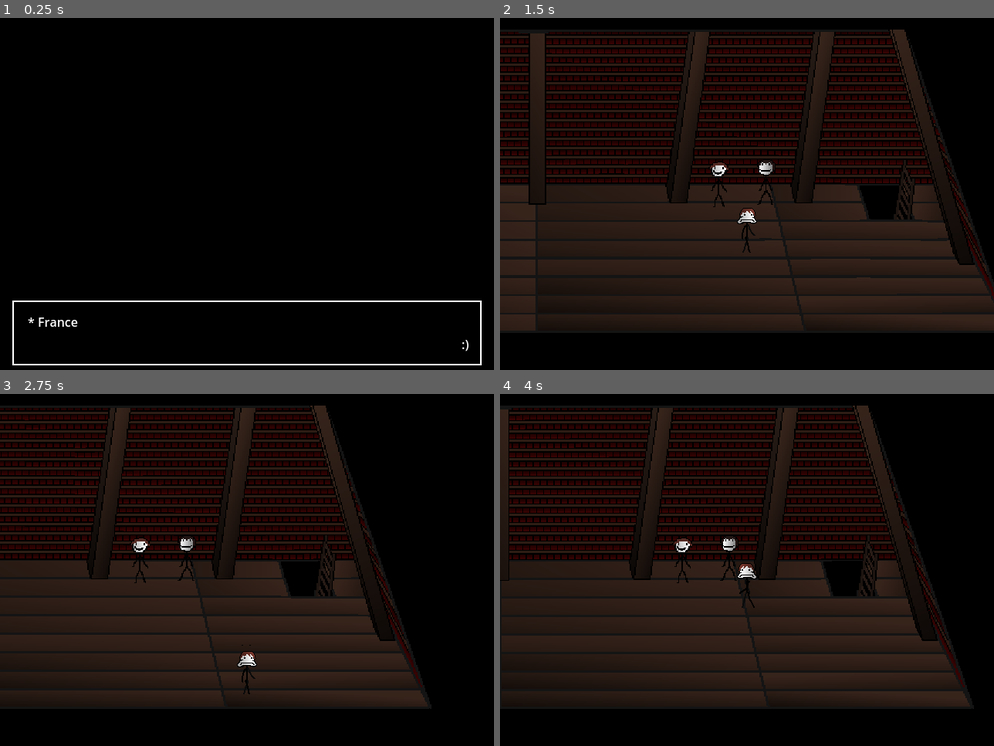
Above: before the commit, frames 1-4 (two rows, left to right).
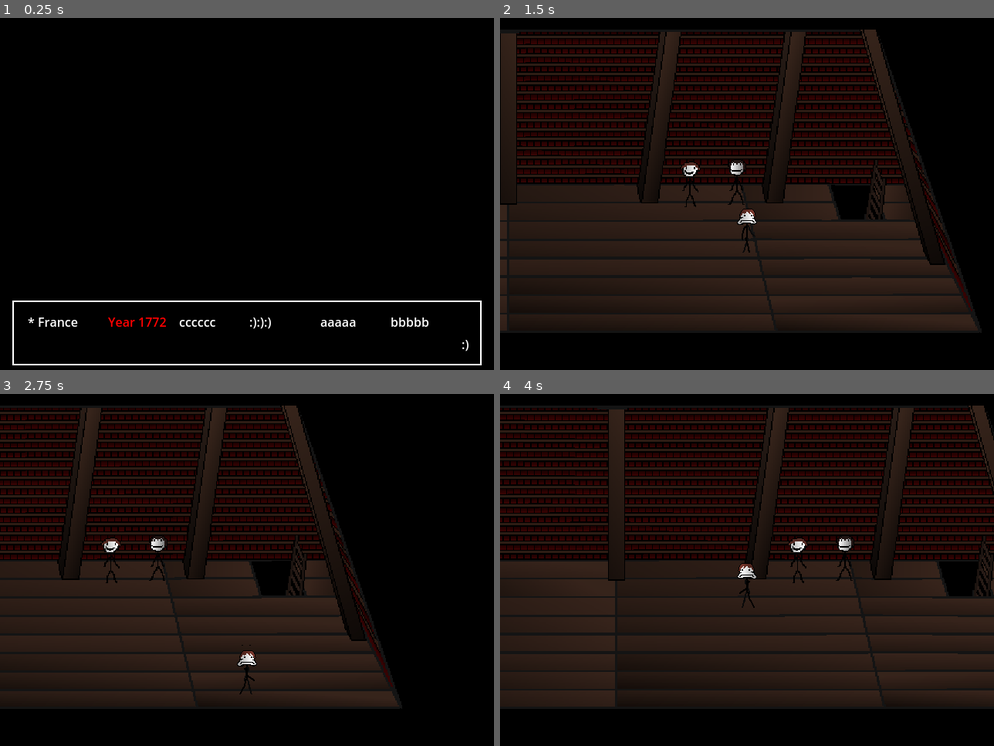
Above: after the commit, the same moments.

Repository: Jupyyter/I-am-hungry-and-my-name-is-Hadarag-Gabriel
Game: Godot game, scene res://scenes/intro.tscn
Two runs of this game, one before a commit and one after it. Both use one fixed random seed, a clock stepped at 60 frames per second and the inputs below.
Inputs:
- Up to frame 1 (0.25 s): no input
- Up to frame 2 (1.5 s): tap Enter (ui_accept) at 0.5, 0.77, 0.8, 1.07, 1.35 s; hold Right (ui_right) 0.53-1.28 s; tap End (ui_end) at 0.6 s; hold Down (ui_down) from 1.28 s (still down)
- Up to frame 3 (2.75 s): tap Enter (ui_accept) at 1.52, 1.82, 2.3 s; tap End (ui_end) at 1.55, 2.1 s; release Down (ui_down) at 2.03 s; hold Right (ui_right) from 2.03 s (still down)
- Up to frame 4 (4 s): release Right (ui_right) at 2.78 s; hold Up (ui_up) 2.78-3.53 s; tap End (ui_end) at 2.85 s; tap Enter (ui_accept) at 3.02, 3.32, 3.6, 3.77 s; hold Left (ui_left) from 3.53 s (still down)

The runs differ from the first frame. In frame 1, 0.5% of the frame differs, in the area x 21-87%, y 85-89%; in frame 2, 18%; in frame 3, 17%; in frame 4, 23%, in the area x 0-100%, y 3-89%.

Commit message:
ads

Diff:
--- a/scenes/text_box.tscn
+++ b/scenes/text_box.tscn
@@ -10,13 +10,14 @@
 border_width_bottom = 2
 border_color = Color(1, 1, 1, 1)
 
-[node name="textBox" type="CanvasLayer" node_paths=PackedStringArray("textureRect", "textbox_container", "start_symbol", "end_symbol", "label")]
+[node name="textBox" type="CanvasLayer" node_paths=PackedStringArray("textureRect", "textbox_container", "start_symbol", "end_symbol", "label", "boxContainer")]
 script = ExtResource("1_csfmo")
 textureRect = NodePath("TextboxContainer/MarginContainer/HBoxContainer/TextureRect")
 textbox_container = NodePath("TextboxContainer")
 start_symbol = NodePath("TextboxContainer/MarginContainer/HBoxContainer/start")
 end_symbol = NodePath("TextboxContainer/MarginContainer/HBoxContainer/end")
-label = NodePath("TextboxContainer/MarginContainer/HBoxContainer/Label2")
+label = NodePath("TextboxContainer/MarginContainer/HBoxContainer/Label")
+boxContainer = NodePath("TextboxContainer/MarginContainer/HBoxContainer")
 
 [node name="TextboxContainer" type="MarginContainer" parent="."]
 anchors_preset = 12
@@ -59,7 +60,8 @@
 size_flags_vertical = 1
 text = "*"
 
-[node name="Label2" type="Label" parent="TextboxContainer/MarginContainer/HBoxContainer"]
+[node name="Label" type="Label" parent="TextboxContainer/MarginContainer/HBoxContainer"]
+visible = false
 layout_mode = 2
 size_flags_horizontal = 3
 size_flags_vertical = 0
--- a/scripts/intro.gd
+++ b/scripts/intro.gd
@@ -3,8 +3,12 @@
 
 # Called when the node enters the scene tree for the first time.
 func _ready():
-	text_box.queue_text("France")
-	text_box.queue_text("Year 1772")
+	text_box.queue_questionResponse("France")
+	text_box.queue_questionResponse("Year 1772-red")
+	text_box.queue_questionResponse("ccccccccc")
+	text_box.queue_questionResponse(":):):):):)")
+	text_box.queue_questionResponse("aaaaaaaaaaa")
+	text_box.queue_questionResponse("bbbbbbbbbbb")
 
 
 # Called every frame. 'delta' is the elapsed time since the previous frame.
--- a/scripts/lvl1.gd
+++ b/scripts/lvl1.gd
@@ -22,7 +22,10 @@
 			match salamiConv:
 				0:
 					text_box.queue_text("hi, i'm your brother, Salami-red
-					:):):):)")
+					:):):):)
+					:):):):):):):):)
+					:):):):)
+					:):):):)asasasa")
 					salamiConv=salamiConv+1
 				1:
 					text_box.queue_text("...")
--- a/scripts/textBox.gd
+++ b/scripts/textBox.gd
@@ -8,58 +8,90 @@
 @export var start_symbol: Label
 @export var end_symbol: Label
 @export var label: Label
+@export var boxContainer:HBoxContainer
+var state1:State
+
 
 enum State { ready, newText, reading, finished }
 var current_state: State = State.ready
 var text_queue: Array = []
 var tween: Tween
 var endOfConversation : bool = false
+var doStuff1FrameLater:bool=false
+var LabelList:Array[Label]
+var LabelList2:Array[Label]
+var currentStateList:Array[State]
+var currentStateList2:Array[State]
 
 
 func _ready():
+
+
 	hide_textbox()
 
 
 #displays all the queued texts
 func _process(delta):
-	match current_state:
-		State.ready:
-			if !text_queue.is_empty():
-				current_state = State.newText
-		State.newText:
-			if !text_queue.is_empty():
-				end_symbol.text = ""
-				displayText()
-			else:
-				current_state = State.ready
-		State.reading:
-			#ui_end must be set in godot
-			if Input.is_action_just_pressed("ui_end"):
-				label.visible_ratio = 1
-				tween.kill()
-				end_symbol.text = ":)"
-				current_state = State.finished
-		State.finished:
-			#ui_accept must be set in godot
-			if Input.is_action_just_pressed("ui_accept"):
-				colorReset()
-				current_state = State.newText
-				if text_queue.is_empty():
-					hide_textbox()
-					endOfConversation=true
+	if doStuff1FrameLater:
+		current_state=State.ready
+		doStuff1FrameLater=false
+	for lbl in LabelList2:
+		match currentStateList2[LabelList2.find(lbl)]:
+			State.ready:
+				if !text_queue.is_empty():
+					currentStateList2[LabelList2.find(lbl)] = State.newText
+					current_state= State.newText
+			State.newText:
+				if !text_queue.is_empty():
+					end_symbol.text = ""
+					colorReset(lbl)
+					displayText(lbl)
+				else:
+					currentStateList2[LabelList2.find(lbl)] = State.ready
+					current_state= State.ready
+			State.reading:
+				#ui_end must be set in godot
+				if Input.is_action_just_pressed("ui_end"):
+					label.visible_ratio = 1
+					tween.kill()
+					end_symbol.text = ":)"
+					currentStateList2[LabelList2.find(lbl)] = State.finished
+					current_state= State.finished
+			State.finished:
+				#ui_accept must be set in godot
+				if Input.is_action_just_pressed("ui_accept"):
+					currentStateList2[LabelList2.find(lbl)] = State.newText
+					current_state= State.newText
+					if text_queue.is_empty():
+						doStuff1FrameLater=true
+						hide_textbox()
+						endOfConversation=true
+						#DELETE ALL THE CHILDREN DIEDIEDIEDIEDIE
+						#GABRIEL EATING MY MEMORY HAHAHAHAHAHAHAHAAHAHAHAHAHAHAHAAHAHAHAHAHAHAAHAHA
+						findThingInNode2d(lbl,boxContainer).queue_free()
+						currentStateList.erase(currentStateList[LabelList.find(lbl)])
+						LabelList.erase(lbl)
+						if LabelList.is_empty():
+							LabelList2=LabelList.duplicate()
+							currentStateList2=currentStateList.duplicate()
 
 
 func queue_text(next_text: String):
 	var lines:PackedStringArray = next_text.split("\n")
+	initializeNewLabel()
 	for line in lines:
 		text_queue.push_back(line)
 
+func queue_questionResponse(next_text: String):
+	var lines:PackedStringArray = next_text.split("\n")
+	for line in lines:
+		text_queue.push_back(line)
+		initializeNewLabel()
 
 #display 1 text at a time using tween, changes texture and the color accordingly
-func displayText():
+func displayText(lbl:Label):
 	show_textbox()
 	var next_text: String = text_queue.pop_front()
-
 	for i in next_text.count("-")+1:
 		var parts:int = next_text.find("-")
 		#below i make sure that the image of the character speaking is shown correctly or not at all
@@ -70,30 +102,30 @@
 			#idk
 			match i:
 				0:
-					label.text = before
+					lbl.text = before
 					setTexture(null)
 				1:
 					if before=="red":
-						text_box.colorRed()
+						text_box.colorRed(lbl)
 				2:
 					setTexture(before)
 					start_symbol.text = ""
 
 		elif i==0:
-			label.text = next_text
+			lbl.text = next_text
 			setTexture(null)
 	#basically makes the text tween instead of spawning
-	label.visible_ratio = 0
-	current_state = State.reading
+	lbl.visible_ratio = 0
+	currentStateList[LabelList.find(lbl)]  = State.reading
+	currentStateList2=currentStateList.duplicate()
 	tween = create_tween()
-	tween.tween_property(label, "visible_ratio", 1, len(next_text) * CHAR_READ_RATE)
-	tween.connect("finished", finishedTweening)
+	tween.tween_property(lbl, "visible_ratio", 1, len(next_text) * CHAR_READ_RATE)
+	tween.connect("finished", finishedTweening )
 
 
 func hide_textbox():
 	start_symbol.text = ""
 	end_symbol.text = ""
-	label.text = ""
 	textbox_container.hide()
 
 
@@ -104,7 +136,9 @@
 
 func finishedTweening():  #connedcted with tween's finished signal
 	end_symbol.text = ":)"
-	current_state = State.finished
+	for lbl in LabelList2:
+		currentStateList[LabelList.find(lbl)] = State.finished
+		currentStateList2[LabelList2.find(lbl)] = State.finished
 
 
 func enableImage():
@@ -121,11 +155,33 @@
 	else:
 		textureRect.texture = load("res://images/" + texture + ".png")
 
-func colorRed():
-	label.add_theme_color_override("font_color",Color(180,0,0))
+func colorRed(lbl:Label):
+	lbl.add_theme_color_override("font_color",Color(180,0,0))
 
-func changeTextColor(text:Color):
-	label.add_theme_color_override("font_color",text)
+func changeTextColor(text:Color,lbl:Label):
+	lbl.add_theme_color_override("font_color",text)
 
-func colorReset():
-	label.add_theme_color_override("font_color",Color.WHITE)
+func colorReset(lbl:Label):
+	lbl.add_theme_color_override("font_color",Color.WHITE)
+
+func initializeNewLabel():
+	var lblInstance=label.duplicate()
+	lblInstance.show()
+	LabelList.push_back(lblInstance)
+	boxContainer.add_child(lblInstance)
+	boxContainer.move_child(lblInstance,boxContainer.get_child_count()-2)
+	var stateInstance:State=State.ready
+	currentStateList.push_back(stateInstance)
+	LabelList2=LabelList.duplicate()
+	currentStateList2=currentStateList.duplicate()
+
+func findThingInArray(arr: Array, lbl: Label) -> Label:
+	for label in arr:
+		if label == lbl:
+			return label
+	return null
+
+func findThingInNode2d(search:Label,nod2:HBoxContainer):
+	for thing in nod2.get_children():
+		if thing==search:
+			return search
